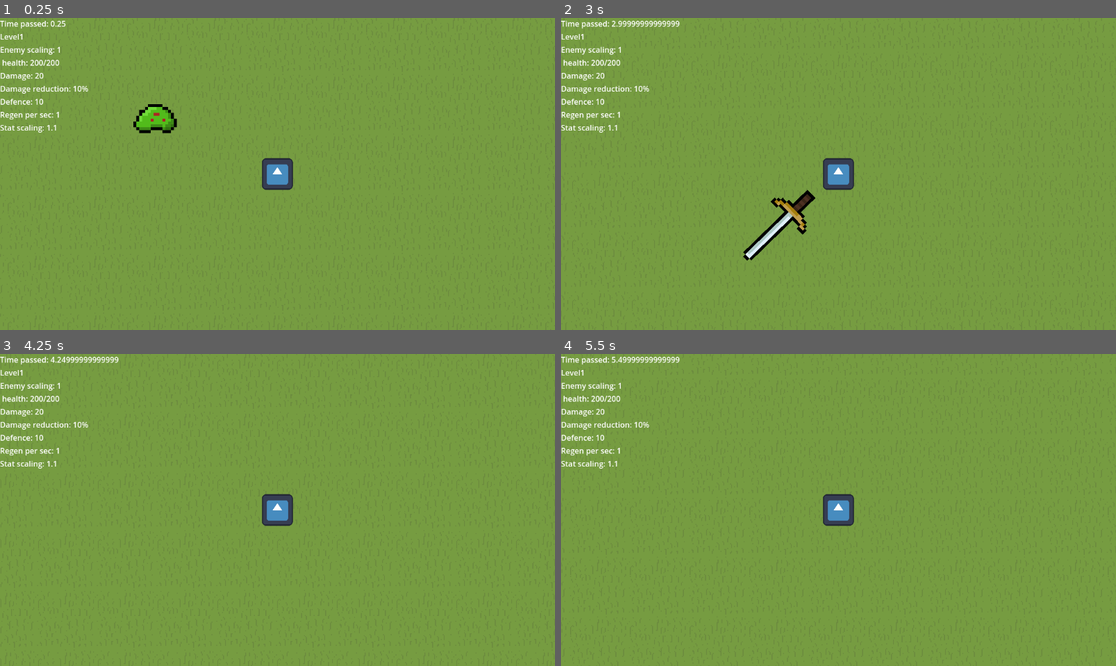
Above: before the commit, frames 1-4 (two rows, left to right).
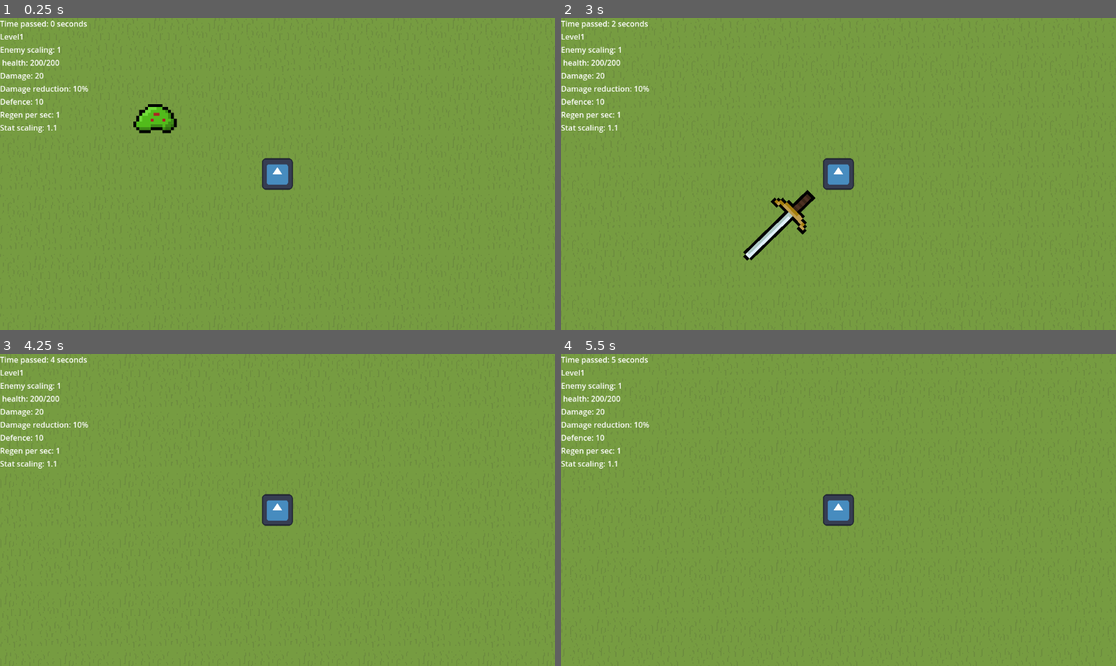
Above: after the commit, the same moments.

Repository: Likvik89/Built-to-scale
Game: Godot game, scene res://Scenes/level.tscn
The game is run twice, just before and just after one commit, with the same random seed, the same clock (stepped at 60 frames per second) and the same inputs. The engine's default icon, where the game draws it, is replaced by a stand-in: a white triangle on a blue panel in a dark square.
Inputs (mouse positions are in pixels of both pictures, inside the frame that each line leads up to):
- Up to frame 1 (0.25 s): no input
- Up to frame 2 (3 s): move the mouse to (960, 158) at 0.52 s; hold D (move_right) 0.53-1.28 s; tap Space (move_dash) at 0.6, 2.1 s; move the mouse to (727, 189) at 1.27 s; hold S (move_down) 1.28-2.03 s; click (727, 189) at 1.35 s; move the mouse to (894, 105) at 2.02 s; hold D (move_right) 2.03-2.78 s; move the mouse to (810, 236) at 2.77 s; hold W (move_up) from 2.78 s (still down); click (810, 236) at 2.85 s
- Up to frame 3 (4.25 s): move the mouse to (444, 556) at 3.52 s; release W (move_up) at 3.53 s; hold A (move_left) from 3.53 s (still down); tap Space (move_dash) at 3.6 s
- Up to frame 4 (5.5 s): move the mouse to (672, 463) at 4.27 s; click (672, 463) at 4.35 s; move the mouse to (866, 510) at 5.02 s; release A (move_left) at 5.03 s; hold S (move_down) from 5.03 s (still down); tap Space (move_dash) at 5.1 s

The runs differ from the first frame. In frame 1, less than 0.1% of the frame differs, in the area x 10-16%, y 0-3%; in frame 2, 0.1%; in frame 3, 0.2%; in frame 4, 0.2%, in the area x 10-22%, y 0-3%.

Commit message:
time passed in seconds

Diff:
--- a/Scripts/UI.gd
+++ b/Scripts/UI.gd
@@ -3,7 +3,7 @@
 
 
 func _process(delta):
-	$Info/Time.text = str("Time passed: ", GlobalInfo.time_passed)
+	$Info/Time.text = str("Time passed: ", floor(GlobalInfo.time_passed), " seconds" )
 	$Info/Level.text = str("Level",GlobalInfo.level)
 	$Info/Enemy_scaling.text = str("Enemy scaling: ",GlobalInfo.enemy_current_scaling)
 	$Info/Health.text = str(" health: ", GlobalInfo.health,"/",GlobalInfo.maxhealth)
